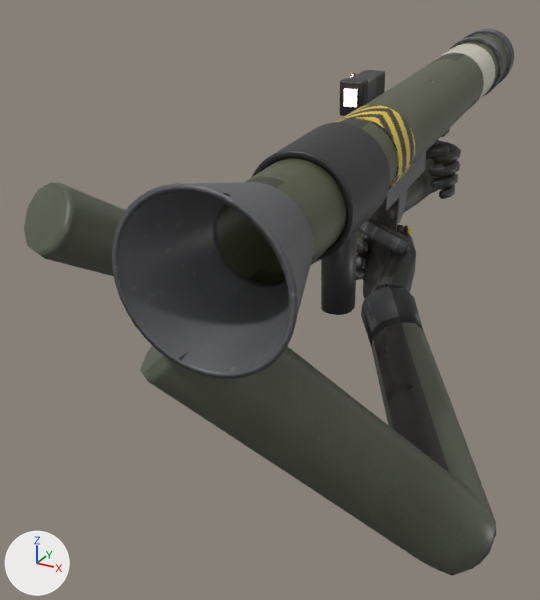
A saved change to the glTF model games/shooters_edge/content/models/view/rocket_launcher/rocket_launcher.glb.
Before and after are seen from a 50 mm camera at (0.3, -0.834, 0.322) aimed at (-0.149, -0.017, -0.086). The axes (+X, +Y, +Z) are drawn at lower left. The lights are the same throughout. The first picture is the older version. Where no turn or scale is listed for an object, it has been applied to the vertices.

Script lines for the objects in view, before the commit:
```python
ob_rocket_launcher = bpy.data.objects.new('rocket_launcher', me_rocket_launcher)
ob_rocket_launcher.location = (-0.003, 0.043, 0.078)
ob_rocket_launcher_hand_l = bpy.data.objects.new('rocket_launcher.hand_l', me_rocket_launcher_hand_l)
ob_rocket_launcher_hand_l.parent = ob_rocket_launcher_hand_l_fore
ob_rocket_launcher_hand_l.location = (0.0, 0.27, 0.0)
ob_rocket_launcher_hand_l.rotation_euler = (0.33, 0.0, -0.05)  # degrees (19, 0, -2.9)
ob_rocket_launcher_hand_l_fore = bpy.data.objects.new('rocket_launcher.hand_l_fore', me_rocket_launcher_hand_l_fore)
ob_rocket_launcher_hand_l_fore.parent = ob_rocket_launcher_hand_l_upper
ob_rocket_launcher_hand_l_fore.location = (0.0, 0.32, 0.0)
ob_rocket_launcher_hand_l_fore.rotation_euler = (1.734, -0.362, -2.035)  # degrees (99, -21, -117)
ob_rocket_launcher_hand_l_upper = bpy.data.objects.new('rocket_launcher.hand_l_upper', me_rocket_launcher_hand_l_upper)
ob_rocket_launcher_hand_l_upper.parent = ob_rocket_launcher_torso
ob_rocket_launcher_hand_l_upper.location = (-0.19, 0.0, 0.0)
ob_rocket_launcher_hand_l_upper.rotation_euler = (-0.62, 0.577, -0.157)  # degrees (-36, 33, -9)
ob_rocket_launcher_hand_r = bpy.data.objects.new('rocket_launcher.hand_r', me_rocket_launcher_hand_r)
ob_rocket_launcher_hand_r.parent = ob_rocket_launcher_hand_r_fore
ob_rocket_launcher_hand_r.location = (0.0, 0.27, 0.0)
ob_rocket_launcher_hand_r.rotation_euler = (-0.435, 0.0, 0.261)  # degrees (-25, 0, 15)
ob_rocket_launcher_hand_r_fore = bpy.data.objects.new('rocket_launcher.hand_r_fore', me_rocket_launcher_hand_r_fore)
ob_rocket_launcher_hand_r_fore.parent = ob_rocket_launcher_hand_r_upper
ob_rocket_launcher_hand_r_fore.location = (0.0, 0.32, 0.0)
ob_rocket_launcher_hand_r_fore.rotation_euler = (1.99, 0.211, -0.597)  # degrees (114, 12, -34)
ob_rocket_launcher_hand_r_upper = bpy.data.objects.new('rocket_launcher.hand_r_upper', me_rocket_launcher_hand_r_upper)
ob_rocket_launcher_hand_r_upper.parent = ob_rocket_launcher_torso
ob_rocket_launcher_hand_r_upper.location = (0.19, 0.0, 0.0)
ob_rocket_launcher_hand_r_upper.rotation_euler = (-1.129, -0.793, 0.424)  # degrees (-65, -45, 24)
ob_rocket_launcher_torso = bpy.data.objects.new('rocket_launcher.torso', None)
ob_rocket_launcher_torso.location = (-0.2, -0.28, 0.04)
ob_rocket_launcher_torso.rotation_euler = (0.0, 0.0, -0.524)  # degrees (0, 0, -30)
```
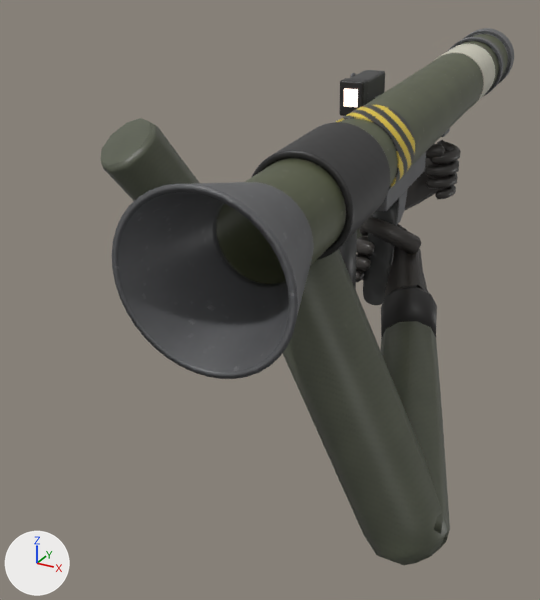
ob_rocket_launcher_torso is not drawn itself; it is the parent of ob_rocket_launcher_hand_l_upper, ob_rocket_launcher_hand_r_upper.

Scene script edits in JSON lines:
```json
{"op": "set", "path": "ob_rocket_launcher_torso.location", "old": "(-0.2, -0.28, 0.04)", "new": "(-0.2, -0.12, 0.1)"}
{"op": "set", "path": "ob_rocket_launcher_hand_l_upper.rotation_euler", "old": "(-0.62, 0.577, -0.157)", "new": "(-1.032, 0.383, -0.443)", "note": "degrees (-36, 33, -9) -> degrees (-59, 22, -25)"}
{"op": "set", "path": "ob_rocket_launcher_hand_l_fore.rotation_euler", "old": "(1.734, -0.362, -2.035)", "new": "(1.546, 0.136, -1.801)", "note": "degrees (99, -21, -117) -> degrees (89, 7.8, -103)"}
{"op": "set", "path": "ob_rocket_launcher_hand_l.rotation_euler", "old": "(0.33, 0.0, -0.05)", "new": "(0.305, 0.0, 0.132)", "note": "degrees (19, 0, -2.9) -> degrees (17, 0, 7.6)"}
{"op": "set", "path": "ob_rocket_launcher_hand_r_upper.rotation_euler", "old": "(-1.129, -0.793, 0.424)", "new": "(1.037, 2.771, -0.854)", "note": "degrees (-65, -45, 24) -> degrees (59, 159, -49)"}
{"op": "set", "path": "ob_rocket_launcher_hand_r_fore.rotation_euler", "old": "(1.99, 0.211, -0.597)", "new": "(-0.303, 0.603, -2.585)", "note": "degrees (114, 12, -34) -> degrees (-17, 35, -148)"}
{"op": "set", "path": "ob_rocket_launcher_hand_r.rotation_euler", "old": "(-0.435, 0.0, 0.261)", "new": "(0.166, -0.0000471, 0.202)", "note": "degrees (-25, 0, 15) -> degrees (9.5, 0, 12)"}
```

What differs and where, as boxes [x1, y1, x2, y2] in the pictures (540 x 600 px):
```json
{"object": "rocket_launcher.hand_r_upper", "change": "moved, turned", "before": [140, 346, 496, 576], "after": [283, 249, 447, 565]}
{"object": "rocket_launcher.hand_r_fore", "change": "moved, turned", "before": [361, 286, 496, 538], "after": [380, 286, 450, 549]}
{"object": "rocket_launcher.hand_l_upper", "change": "moved, turned", "before": [24, 182, 126, 276], "after": [100, 118, 199, 201]}
{"object": "rocket_launcher.hand_r", "change": "moved, turned", "before": [356, 218, 416, 294], "after": [356, 216, 428, 296]}
{"object": "rocket_launcher.hand_l", "change": "moved, turned", "before": [404, 140, 461, 212], "after": [404, 140, 461, 211]}
{"object": "rocket_launcher.hand_l_fore", "change": "moved, turned", "before": [313, 230, 366, 264], "after": [357, 229, 365, 239], "on screen": "mostly hidden"}
```
